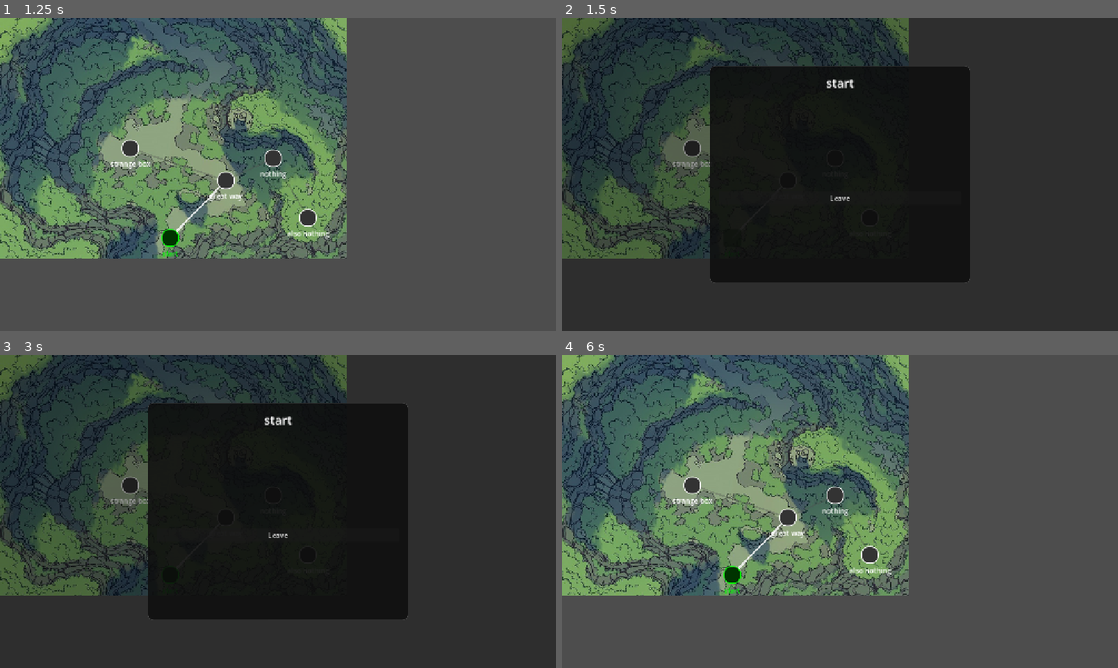
Above: before the commit, frames 1-4 (two rows, left to right).
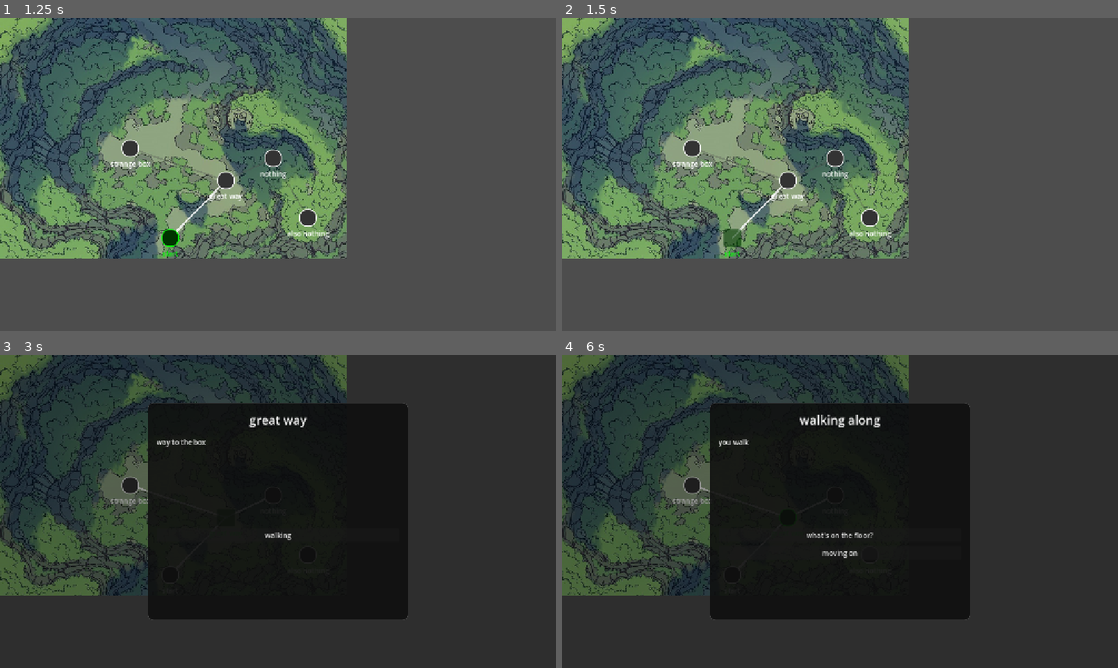
Above: after the commit, the same moments.

Repository: IzzetNecu/deckbuilderTool
Game: Godot game, scene res://scenes/main_menu/MainMenu.tscn
Two runs of this game, one before a commit and one after it. Both use one fixed random seed, a clock stepped at 60 frames per second and the inputs below.
Inputs (mouse positions are in pixels of both pictures, inside the frame that each line leads up to):
- Up to frame 1 (1.25 s): click "Start Game" at 0.5 s
- Up to frame 2 (1.5 s): click "start" at 1.25 s
- Up to frame 3 (3 s): click "start" at 2 s; click "great way" at 2.75 s
- Up to frame 4 (6 s): click "strange box" at 3.5 s; click "nothing" at 4.25 s; click "also nothing" at 5 s; click (840, 536) at 5.75 s, where only the run before the commit has a clickable "Leave"

Frame 1 is identical in both runs. In frame 2, 97% of the frame differs, in the area x 0-100%, y 0-100%; in frame 3, 0.4%; in frame 4, 97%.

Commit message:
Nodes only show labels/events when content exists

Diff:
--- a/game/scenes/world_map/MapNode.gd
+++ b/game/scenes/world_map/MapNode.gd
@@ -4,7 +4,9 @@
 
 func setup(data: Dictionary) -> void:
 	node_data = data
-	$Label.text = data.get("label", "Unknown")
+	var label_text = data.get("label", "")
+	$Label.text = label_text
+	$Label.visible = label_text != ""
 	position = Vector2(data.get("x", 0), data.get("y", 0)) - custom_minimum_size / 2.0
 
 	# Determine state based on visited status
@@ -15,9 +17,14 @@
 	else:
 		modulate = Color(1, 1, 1)
 
+func _node_has_content(data: Dictionary) -> bool:
+	return data.get("options", []).size() > 0 or data.get("description", "") != ""
+
 func _pressed() -> void:
+	# Already on this node — open its event only if it has content
 	if GameState.current_node_id == node_data.get("id", ""):
-		SceneManager.start_event("NODE_" + GameState.current_node_id)
+		if _node_has_content(node_data):
+			SceneManager.start_event("NODE_" + GameState.current_node_id)
 		return
 
 	# Check if this node is connected to the current node
@@ -42,6 +49,8 @@
 			GameState.visited_nodes.append(GameState.current_node_id)
 
 		GameState.map_updated.emit()
-		SceneManager.start_event("NODE_" + GameState.current_node_id)
+		# Only open the event dialog if this node has something to show
+		if _node_has_content(node_data):
+			SceneManager.start_event("NODE_" + GameState.current_node_id)
 	else:
 		print("Cannot travel: Not connected or locked.")
